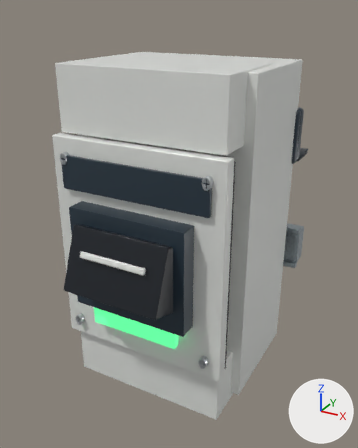
Two versions of the Blender file authoring/blender/models/spd_default.blend, one commit apart.
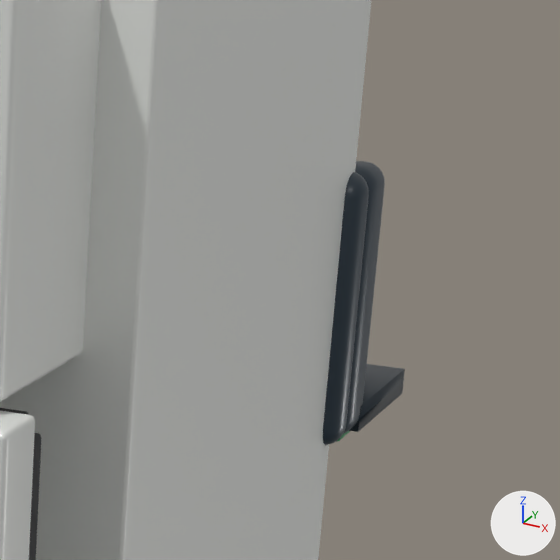
The first picture shows the older version from a 50 mm camera at (0.613, -1.12, 1.215) aimed at (-0.051, 0.088, 0.611). The close-ups show the older and then the newer version on the part from 64% to 95% of the width and 17% to 42% of the height of that picture. Only the edits that show in the close-ups are written down. Arrows for +X, +Y and +Z are at lower right; the lights stay in place.

Names of what the first close-up shows: 'Perimeter sealing gasket.001', 'node-2', 'node-3', 'node-32', 'node-34', 'node-36', 'node-6' and 1 more.
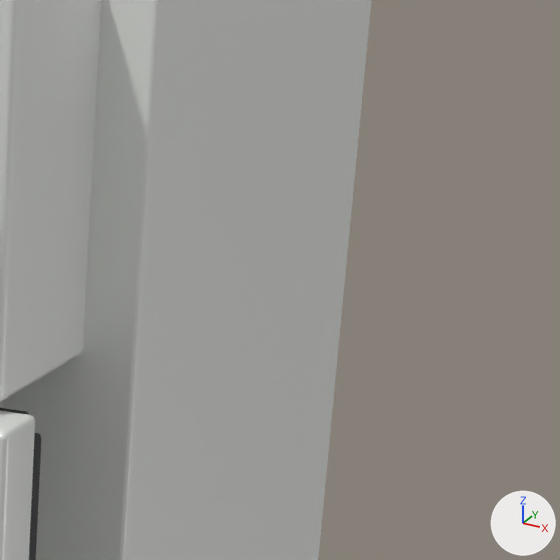
ob_node_31 is not drawn itself; it is the parent of ob_node_32, ob_node_33, ob_node_35.
ob_terminal_pe is not drawn itself; it is the parent of ob_detail_terminal_clamp_pe, ob_moulded_terminal_legend_pad_002, ob_mark_pe.

Where the newer file only moved an object's origin or applied its transform, the numbers keep the older frame.

Boxes (x1, y1, x2, y2) around the edits, measured in the close-ups (560 x 560 px):
'node-32', deleted: before (323, 172, 369, 445)
'node-34', no longer drawn: before (343, 161, 385, 434)
'node-36', no longer drawn: before (349, 364, 405, 432)
'Moulded conductor identification.002', moved, turned (not visible afterwards): before (336, 431, 350, 442)

The change, as a diff of the scene's bpy script:
```diff
--- a/authoring/blender/models/spd_default.blend.py
+++ b/authoring/blender/models/spd_default.blend.py
@@ ob_node_31 @@
 ob_node_31.parent = ob_node_30
-ob_node_31.location = (0.0, 0.0, 0.0)
+ob_node_31.location = (-0.08, 1.103, 0.216)
+ob_node_31.rotation_euler = (-0.927, 0.0, 0.0)  # degrees (-53, 0, 0)
@@ ob_node_32 @@
-ob_node_32 = bpy.data.objects.new('node-32', me_recipe_mesh_020)
-ob_node_32.parent = ob_node_31
-ob_node_32.location = (0.0, 0.888, -0.202)
@@ ob_node_34 @@
-ob_node_34 = bpy.data.objects.new('node-34', me_recipe_mesh_021)
+ob_node_34 = bpy.data.objects.new('node-34', None)
 ob_node_34.parent = ob_node_33
-ob_node_34.location = (0.0, 0.888, -0.227)
+ob_node_34.location = (0.08, 1.103, 0.216)
+ob_node_34.rotation_euler = (-0.927, 0.0, 0.0)  # degrees (-53, 0, 0)
@@ ob_node_36 @@
-ob_node_36 = bpy.data.objects.new('node-36', me_recipe_mesh_022)
-ob_node_36.parent = ob_node_35
-ob_node_36.location = (0.0, 0.822, -0.275)
-_m = ob_node_36.modifiers.new('Weighted corner normals', 'WEIGHTED_NORMAL')
-_m.keep_sharp = True
+ob_node_36 = bpy.data.objects.new('node-36', None)
+ob_node_36.parent = ob_part_terminals
+ob_node_36.location = (0.0, 0.0, 0.0)
@@ ob_terminal_pe @@
 ob_terminal_pe.parent = ob_part_terminals
-ob_terminal_pe.location = (0.17, 0.849, -0.297)
-ob_terminal_pe.rotation_euler = (0.0, 3.142, 0.0)  # degrees (0, 180, 0)
+ob_terminal_pe.location = (0.0, 0.211, 0.216)
+ob_terminal_pe.rotation_euler = (0.358, 0.0, 0.0)  # degrees (21, 0, 0)
```
